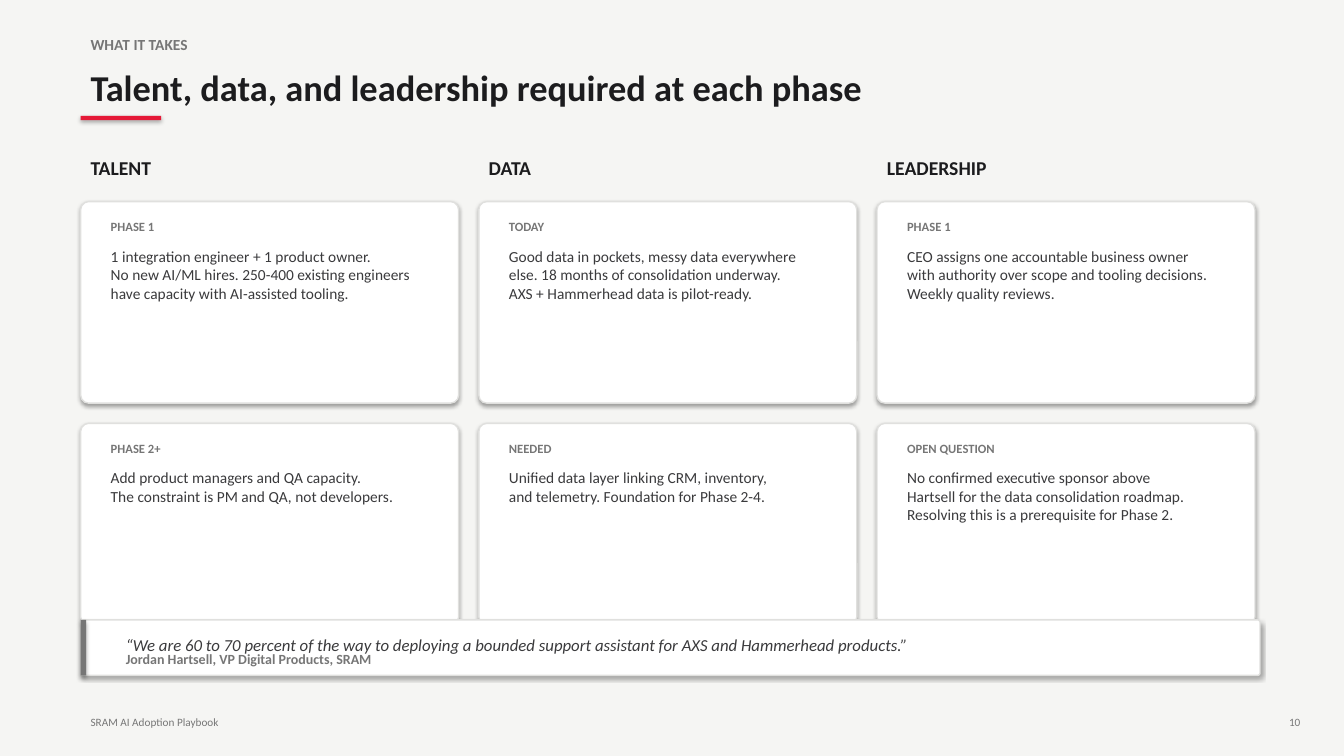
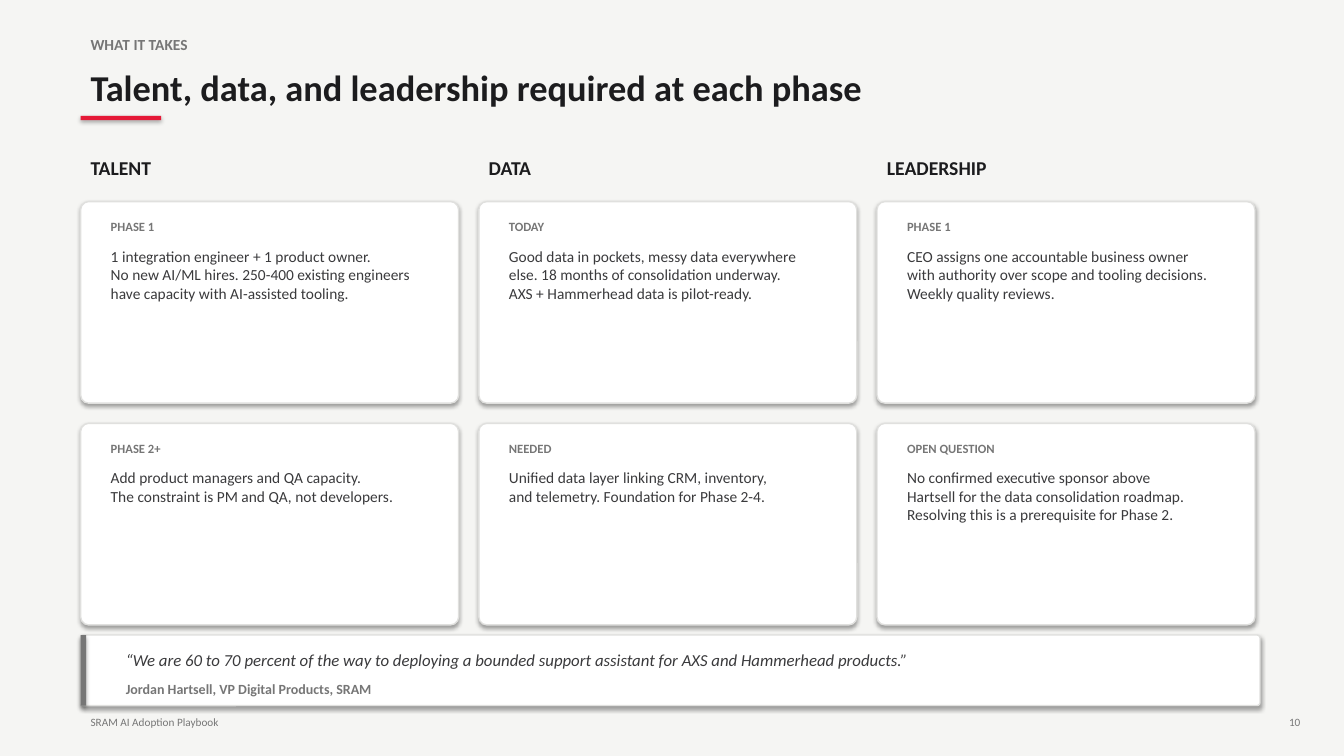
Before and after one commit to ewkreienberg/sram-ai-playbook, a slide deck: slide 23 of deliverables/SRAM_AI_Adoption_Playbook.pptx (slide 17 before the commit). Drawn at 1344x756 pixels with LibreOffice and Linux fonts; fonts in the diff are those of the drawing. Boxes give left, top, right and bottom in pixels: in the first picture for what was removed or moved away, otherwise in the second. Text is boxed around its words. In the diff, an @@ line names an element or a change of style, - is before the commit and + after.

Commit message:
Restore SMART goals and Gantt chart, fix text overflow issues
Bring back progressive-build SMART goals (G1-G5) and Gantt
chart (3-phase progressive build) per user preference. Also
fix text clipping on intro slide product labels, enablers
quote box, and timeline checkpoint descriptions.

```diff
--- a/deliverables/SRAM_AI_Adoption_Playbook.pptx
+++ b/deliverables/SRAM_AI_Adoption_Playbook.pptx
@@ rounded rectangle resized from (x1=81, y1=620, x2=1260, y2=676) to (x1=81, y1=635, x2=1260, y2=706) @@
@@ rectangle resized from (x1=81, y1=620, x2=87, y2=676) to (x1=81, y1=635, x2=87, y2=706) @@
@@ text "“We are 60 to 70 ..." moved from (x1=126, y1=639, x2=907, y2=656) to (x1=126, y1=654, x2=907, y2=669) @@
@@ text "Jordan Hartsell, VP Digital Products, ..." moved from (x1=126, y1=652, x2=371, y2=667) to (x1=126, y1=684, x2=371, y2=697) @@
```
Also in this commit, not shown: 1 other slide changed, 8 slides added, 2 slides removed, 1 other file.
